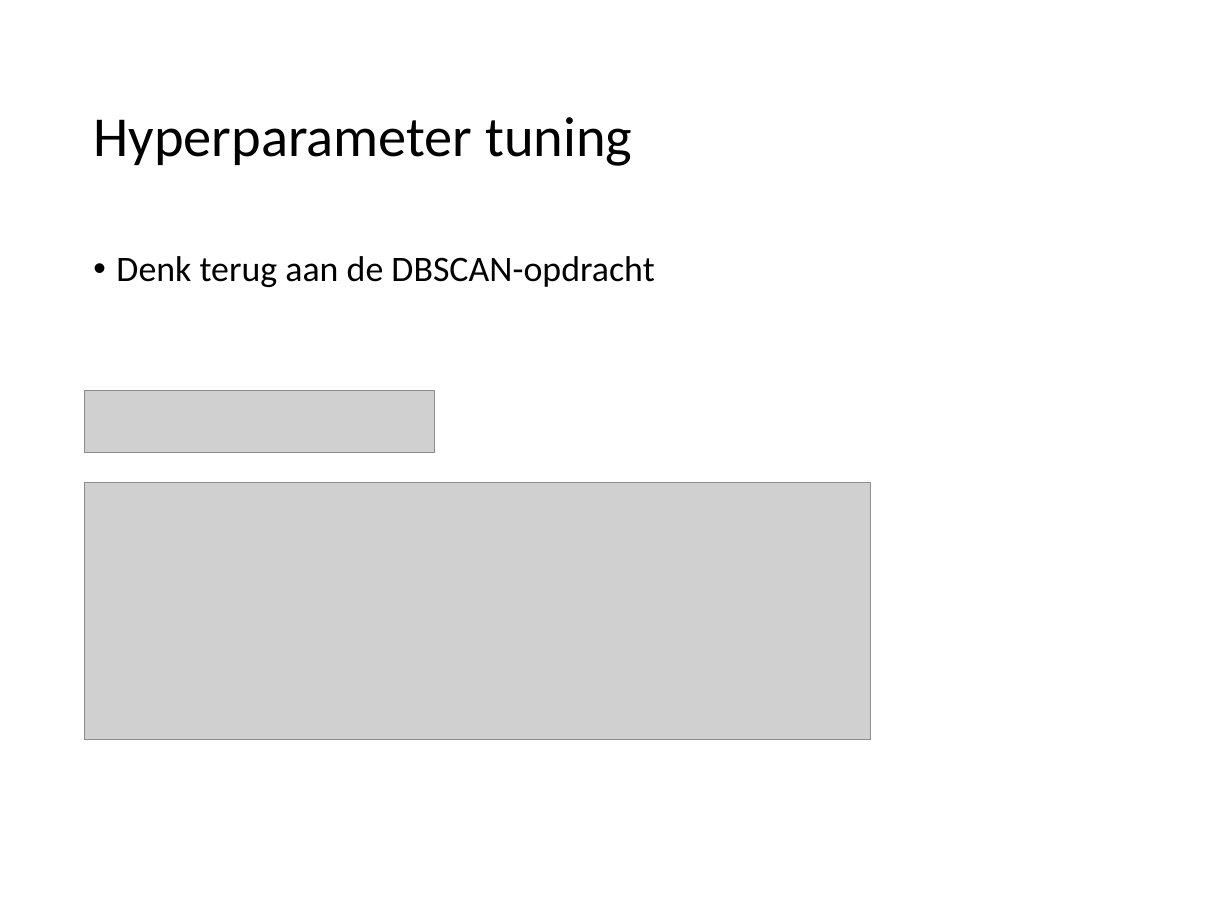
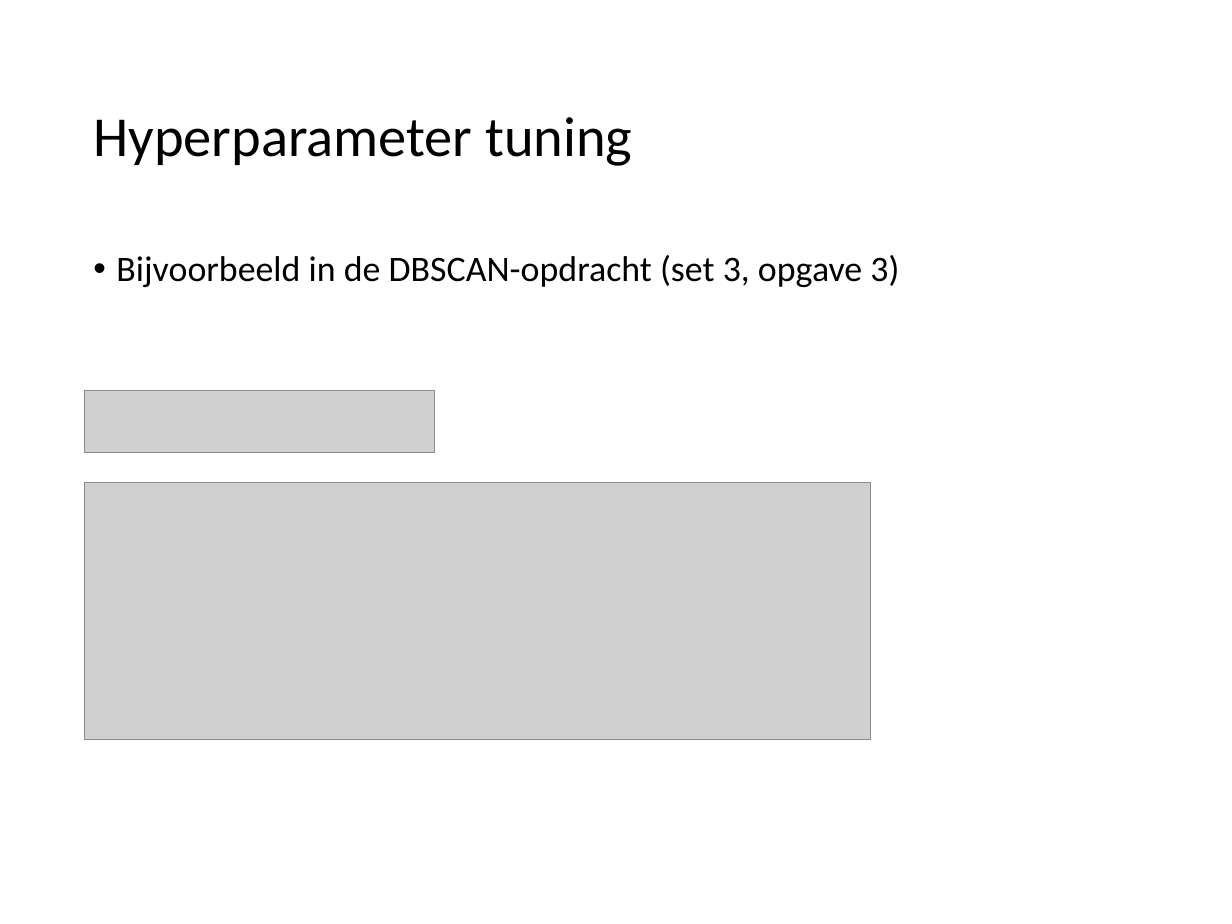
Before and after one commit to hanze-hbo-ict/Machine-Learning, a slide deck: slide 38 of docs/lectures/wk5/ML_wk5_Modeleval_tuning-Dimred.pptx (slide 37 before the commit). Drawn at 1232x924 pixels with LibreOffice and Linux fonts; fonts in the diff are those of the drawing; grey boxes stand for pictures. Boxes give left, top, right and bottom in pixels: in the first picture for what was removed or moved away, otherwise in the second. Text is boxed around its words. In the diff, an @@ line names an element or a change of style, - is before the commit and + after.

```diff
--- a/docs/lectures/wk5/ML_wk5_Modeleval_tuning-Dimred.pptx
+++ b/docs/lectures/wk5/ML_wk5_Modeleval_tuning-Dimred.pptx
@@ text at [116, 255, 899, 287]: text changed @@
-• Denk terug aan de DBSCAN-opdracht
+• Bijvoorbeeld in de DBSCAN-opdracht (set 3, opgave 3)
```
Also in this commit, not shown: 1 other slide changed, 3 slides added, 1 slide removed, 5 other files.
